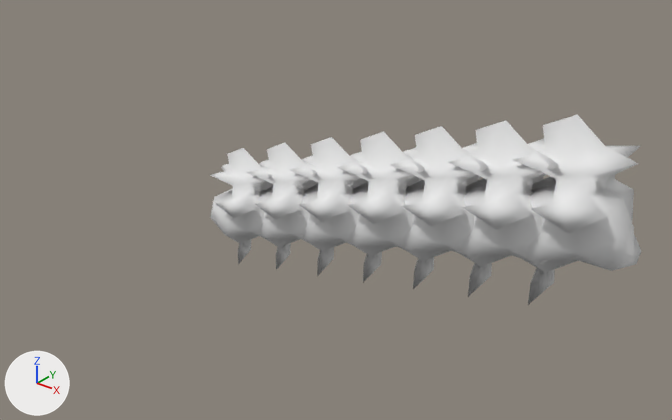
Two versions of the FBX model blender/out/Titanoboa/export/Os_Queue_Titanoboa.fbx, one commit apart.
One viewpoint serves both versions: a 50 mm lens placed at (1.183, -1.812, 1.013), pointed at (-0.229, -0.048, -0.081). The lights are fixed; the arrows at lower left show +X, +Y and +Z. The picture after the commit comes second.

In view in the first picture: 'Os_Queue_Titanoboa_01'.
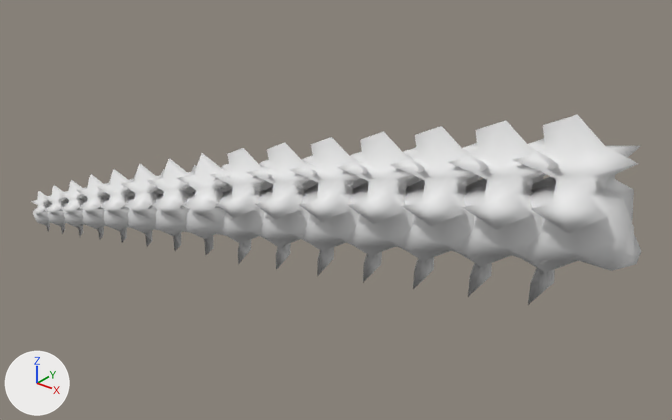
The newer file is also turned or shifted as a whole; pictures and numbers use the older file's frame.

What the commit changed:
me_os_queue_titanoboa_01 is used by ob_os_queue_titanoboa_01; location (0.0, 0.0, 0.0).
me_os_queue_titanoboa_01 had 581 vertices, 1190 faces and spanned x -0.54..0.54, y -0.267..0.267, z -0.28..0.28.
me_os_queue_titanoboa_01 now has 1245 vertices, 2550 faces and spans x -1.158..0.54, y -0.408..0.267, z -0.308..0.28.
me_os_queue_titanoboa_01 part 1: a new loose piece of 83 vertices spanning x -0.652..-0.437, y -0.305..-0.089, z -0.272..0.046, in mat_museum_bone___warm_ivory (white #e7e7e7).
me_os_queue_titanoboa_01 part 2: a new loose piece of 83 vertices spanning x -0.746..-0.548, y -0.327..-0.129, z -0.278..0.014, in mat_museum_bone___warm_ivory (white #e7e7e7).
me_os_queue_titanoboa_01 part 3: a new loose piece of 83 vertices spanning x -0.832..-0.652, y -0.347..-0.165, z -0.284..-0.018, in mat_museum_bone___warm_ivory (white #e7e7e7).
me_os_queue_titanoboa_01 part 4: a new loose piece of 83 vertices spanning x -0.912..-0.748, y -0.364..-0.2, z -0.29..-0.049, in mat_museum_bone___warm_ivory (white #e7e7e7).
me_os_queue_titanoboa_01 part 5: a new loose piece of 83 vertices spanning x -0.984..-0.838, y -0.379..-0.231, z -0.296..-0.08, in mat_museum_bone___warm_ivory (white #e7e7e7).
me_os_queue_titanoboa_01 part 6: a new loose piece of 83 vertices spanning x -1.049..-0.92, y -0.39..-0.261, z -0.3..-0.11, in mat_museum_bone___warm_ivory (white #e7e7e7).
me_os_queue_titanoboa_01 part 7: a new loose piece of 83 vertices spanning x -1.108..-0.996, y -0.4..-0.288, z -0.304..-0.14, in mat_museum_bone___warm_ivory (white #e7e7e7).
me_os_queue_titanoboa_01 part 8: a new loose piece of 83 vertices spanning x -1.158..-1.064, y -0.408..-0.313, z -0.308..-0.17, in mat_museum_bone___warm_ivory (white #e7e7e7).

Pixel boxes [x1, y1, x2, y2] of what changed, in the pictures (672 x 420 px):
'Os_Queue_Titanoboa_01', reshaped (41% wider)
    before: [210, 115, 641, 305]
    after: [31, 115, 641, 305]
part 1 of me_os_queue_titanoboa_01, added
    after: [177, 153, 233, 255]
part 2 of me_os_queue_titanoboa_01, added
    after: [147, 158, 196, 251]
part 3 of me_os_queue_titanoboa_01, added
    after: [121, 164, 164, 247]
part 4 of me_os_queue_titanoboa_01, added
    after: [97, 169, 135, 243]
part 5 of me_os_queue_titanoboa_01, added
    after: [77, 174, 110, 240]
part 6 of me_os_queue_titanoboa_01, added
    after: [60, 180, 88, 236]
part 7 of me_os_queue_titanoboa_01, added
    after: [44, 185, 69, 234]
part 8 of me_os_queue_titanoboa_01, added
    after: [31, 191, 52, 231]
